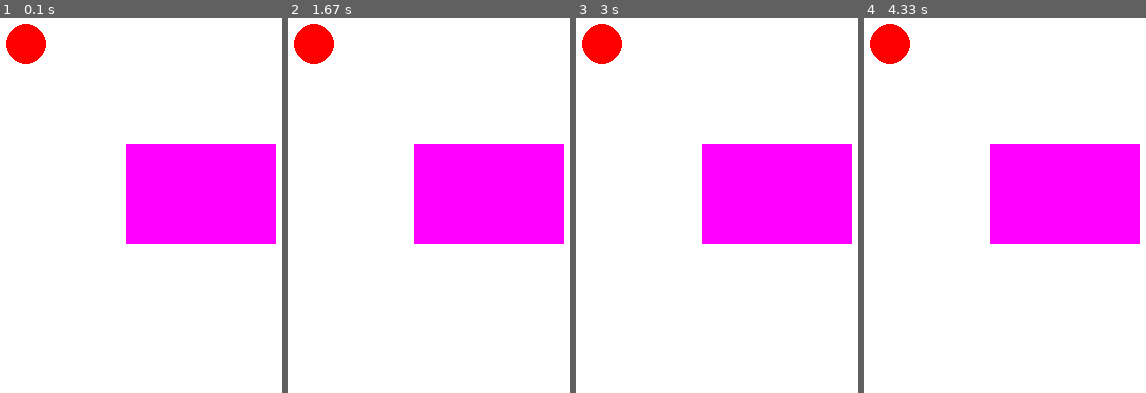
Above: before the commit, frames 1-4 (left to right).
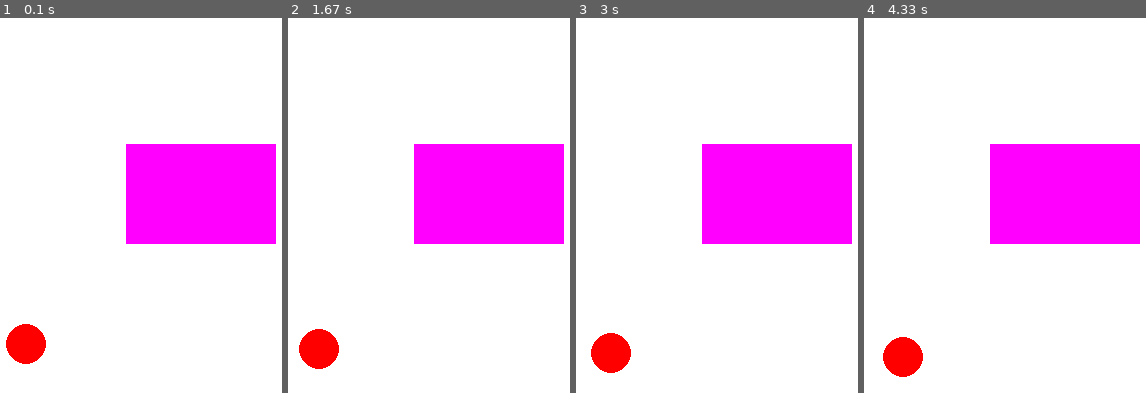
Above: after the commit, the same moments.

Repository: lookinALX/pygameProject
Game: pygame game, started from main.py
Two runs of this game, one before a commit and one after it. Both use one fixed random seed, a clock stepped at 60 frames per second and the inputs below.
Inputs:
- Up to frame 1 (0.1 s): no input
- Up to frame 2 (1.67 s): no input
- Up to frame 3 (3 s): no input
- Up to frame 4 (4.33 s): no input

The runs differ from the first frame. In frame 1, 2.3% of the frame differs, in the area x 2-17%, y 1-93%; in frame 2, 2.3%; in frame 3, 2.3%; in frame 4, 2.3%.

Commit message:
работает отскок от прямоугольника

Diff:
--- a/main.py
+++ b/main.py
@@ -11,8 +11,8 @@
     rectangle2 = shapes.Rectangle((255, 0, 255), 200, 200, 150, 100, 0.1, 0.1)
     # rectangle1 = shapes.Rectangle((0, 0, 255), 50, 50, 150, 100, 0.1, 0.1)
     # square1 = shapes.Square((255, 0, 0), 500, 300, 200, 0, 0)
-    square2 = shapes.Square((255, 255, 0), 100, 100, 20, 0.1, 0.05)
-    circle1 = shapes.Circle(color=(255, 0, 0), x=100, y=100, radius=20, speed_x=0.05, speed_y=0.05)
+    # square2 = shapes.Square((255, 255, 0), 100, 100, 20, 0.1, 0.05)
+    circle1 = shapes.Circle(color=(255, 0, 0), x=100, y=400, radius=20, speed_x=0.05, speed_y=0.05)
     # Бесконечный цикл программы
     running = True
     while running:
@@ -21,8 +21,7 @@
                 running = False
         screen.fill((255, 255, 255))
 
-        # TODO: отрисовать и двигать круг, квадрат
-        # Draw objects
+        """Draw objects"""
         rectangle2.draw(screen)
         # rectangle1.draw(screen)
         # square1.draw(screen)
@@ -34,9 +33,10 @@
         # square2.check_collision(rectangle2)
         # square2.move()
         circle1.move()
+        #rectangle2.move()
         #circle1.check_collision(rectangle2)
         #circle1.change_direction()
-        circle1.colldir(rectangle2)
+        circle1.change_direction_if_collision(rectangle2)
 
         pygame.display.update()
 
--- a/shapes.py
+++ b/shapes.py
@@ -52,7 +52,7 @@
 
 class Rectangle(Shape):
     """
-                Класс определяющий прямоугольник.
+        Класс определяющий прямоугольник.
 
         Атрибуты:
         color : tuple
@@ -114,7 +114,7 @@
 
 class Square(Rectangle):
     """
-     Класс определяющий квадрат
+        Класс определяющий квадрат
 
         Атрибуты:
         color : tuple
@@ -148,7 +148,7 @@
 
 class Circle(Shape):
     """
-         Класс определяющий круга.
+        Класс определяющий круга.
 
         Атрибуты:
         color : tuple
@@ -170,12 +170,7 @@
         def rotate(self, angle):
              поворот фигуры по чесой стрелке
     """
-    # TODO: 1. вынести изменение скорости (направления движения) в отдельную функцию
-    #  "def change_direction(КАКИЕ ПАРАМЕТРЫ НА ВХОД?)"
-    # TODO: 2 заменить (смотри ниже BEGIN-END) код на новую функцию. ПРОВЕРИТЬ РАБОТАЕТ ЛИ ОТСКОК КАК РАНЬШЕ!
-    # TODO: 3 Написать функцию, которая заставляет шарик отскакивать от прямоугольника если произошла коллизия
-    #  (Используй уже написанные функции check_collision и change_direction).
-    #  Придумай нормальное название для новой функции
+
     def __init__(self, color, x, y, radius, speed_x=0, speed_y=0):
         super().__init__(color=color, x=x, y=y, speed_x=speed_x, speed_y=speed_y)
         self.radius = radius
@@ -185,32 +180,20 @@
         pygame.draw.circle(surface, color=self.color, center=tuple(self.center), radius=self.radius)
 
     def move(self):
-       self.x += self.speed_x
-       self.y += self.speed_y
-
-
-
-
-    def change_direction(self):
-
+        self.x += self.speed_x
+        self.y += self.speed_y
         self.center = [self.x, self.y]
-        # TODO 2. BEGIN
+        self.change_direction_if_out_of_window()
+
+    def change_direction_if_out_of_window(self):
+        self.center = [self.x, self.y]
         if self.x - self.radius <= 0 or self.x + self.radius >= constants.SCREEN_WIDTH:
             self.speed_x = -self.speed_x
-
         if self.y - self.radius <= 0 or self.y + self.radius >= constants.SCREEN_HEIGHT:
             self.speed_y = -self.speed_y
-        # TODO 2. END
-
-
-
-
-
-
 
     def rotate(self, surface, angle):
         pygame.transform.rotate(surface, -angle)
-
 
     def check_collision(self, other_rect):
         collision_detected = False
@@ -223,15 +206,10 @@
             collision_detected = False
         return collision_detected
 
-
-
-    def colldir(self, other_rect):
+    def change_direction_if_collision(self, other_rect):
         collision_detected = self.check_collision(other_rect)
-
-        if (collision_detected == True):
-
-            if (self.x - self.radius <= 0 or self.x + self.radius >= other_rect.width):
-                    self.speed_x = -self.speed_x
-
-            if (self.y - self.radius <= 0 or self.y + self.radius >= other_rect.height):
-                    self.speed_y = -self.speed_y
+        if collision_detected:
+            if self.x - self.radius <= 0 or self.x + self.radius >= other_rect.width:
+                self.speed_x = -self.speed_x
+            if self.y - self.radius <= 0 or self.y + self.radius >= other_rect.height:
+                self.speed_y = -self.speed_y
